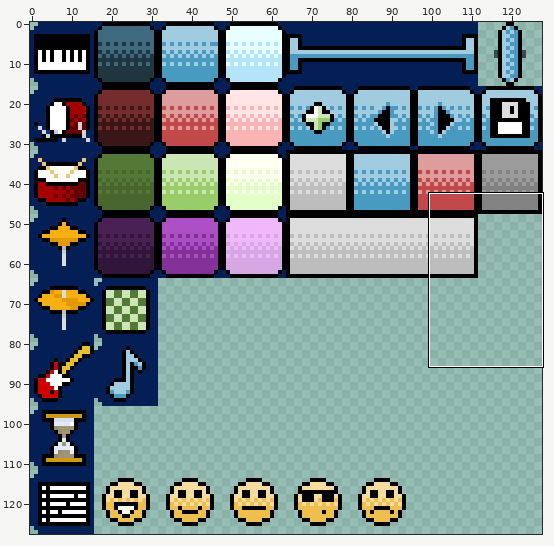
A sprite sheet gets an edit: res/tiles.png. Above, an overview of the earlier version with the close-up marked.
Close-up. Old version:
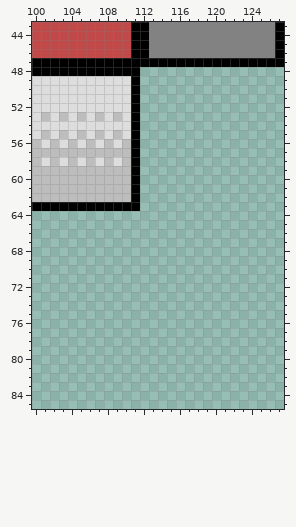
The file is 128x128 pixels. Colours within 5 levels of each other are drawn and written as one. Shown: x 100..127, y 43..85.
New version:
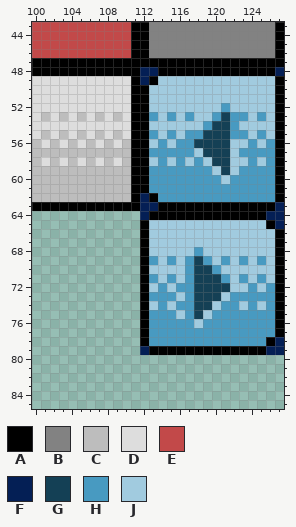
Palette (. is transparent): A #000000  B #828282  C #bdbdbd  D #dddddd  E #c24949  F #041f55  G #144055  H #489ac1  J #a1cbdf
The edit:
y 48: x 112..127 ................ -> FFAAAAAAAAAAAAAF
y 49: x 112..127 ................ -> FAJJJJJJJJJJJJJA
y 50..51: x 112..127 ................ -> AJJJJJJJJJJJJJJA
y 52: x 112..127 ................ -> AJJJJJJJJHJJJJJA
y 53: x 112..127 ................ -> AHJHJHJJHGHHJHJA
y 54: x 112..127 ................ -> AJJJJJJHGGHJJJJA
y 55: x 112..127 ................ -> AHJHJHHGGGHHJHJA
y 56: x 112..127 ................ -> AJHJHHGGGGJJHJHA
y 57: x 112..127 ................ -> AHHHHHJGGGJHHHHA
y 58: x 112..127 ................ -> AJHJHJHJGGJJHJHA
y 59: x 112..127 ................ -> AHHHHHHHJGJHHHHA
y 60: x 112..127 ................ -> AHHHHHHHHJHHHHHA
y 61: x 112..127 ................ -> AHHHHHHHHHHHHHHA
y 62: x 112..127 ................ -> FAHHHHHHHHHHHHHA
y 63: x 112..127 ................ -> FFAAAAAAAAAAAAAF
y 64: x 112..127 ................ -> FAAAAAAAAAAAAAFF
y 65: x 112..127 ................ -> AJJJJJJJJJJJJJAF
y 66..67: x 112..127 ................ -> AJJJJJJJJJJJJJJA
y 68: x 112..127 ................ -> AJJJJJHJJJJJJJJA
y 69: x 112..127 ................ -> AHJHJHGHJHJHJHJA
y 70: x 112..127 ................ -> AJJJJHGGHJJJJJJA
y 71: x 112..127 ................ -> AHJHJHGGGHJHJHJA
y 72: x 112..127 ................ -> AJHJHHGGGGJJHJHA
y 73: x 112..127 ................ -> AHHHJHGGGJHHHHHA
y 74: x 112..127 ................ -> AJHJHHGGJHHJHJHA
y 75: x 112..127 ................ -> AHHHJHGJHHHHHHHA
y 76: x 112..127 ................ -> AHHHHHJHHHHHHHHA
y 77: x 112..127 ................ -> AHHHHHHHHHHHHHHA
y 78: x 112..127 ................ -> AHHHHHHHHHHHHHAF
y 79: x 112..127 ................ -> FAAAAAAAAAAAAAFF
